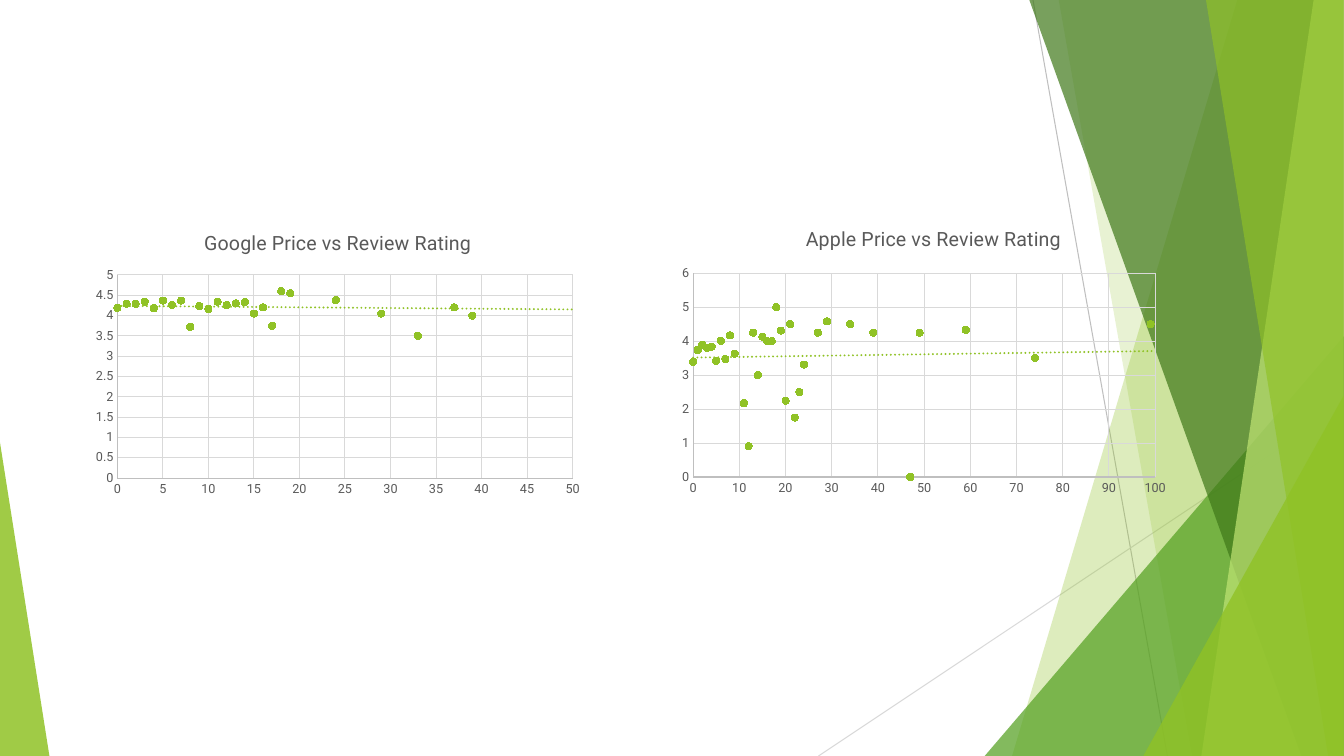
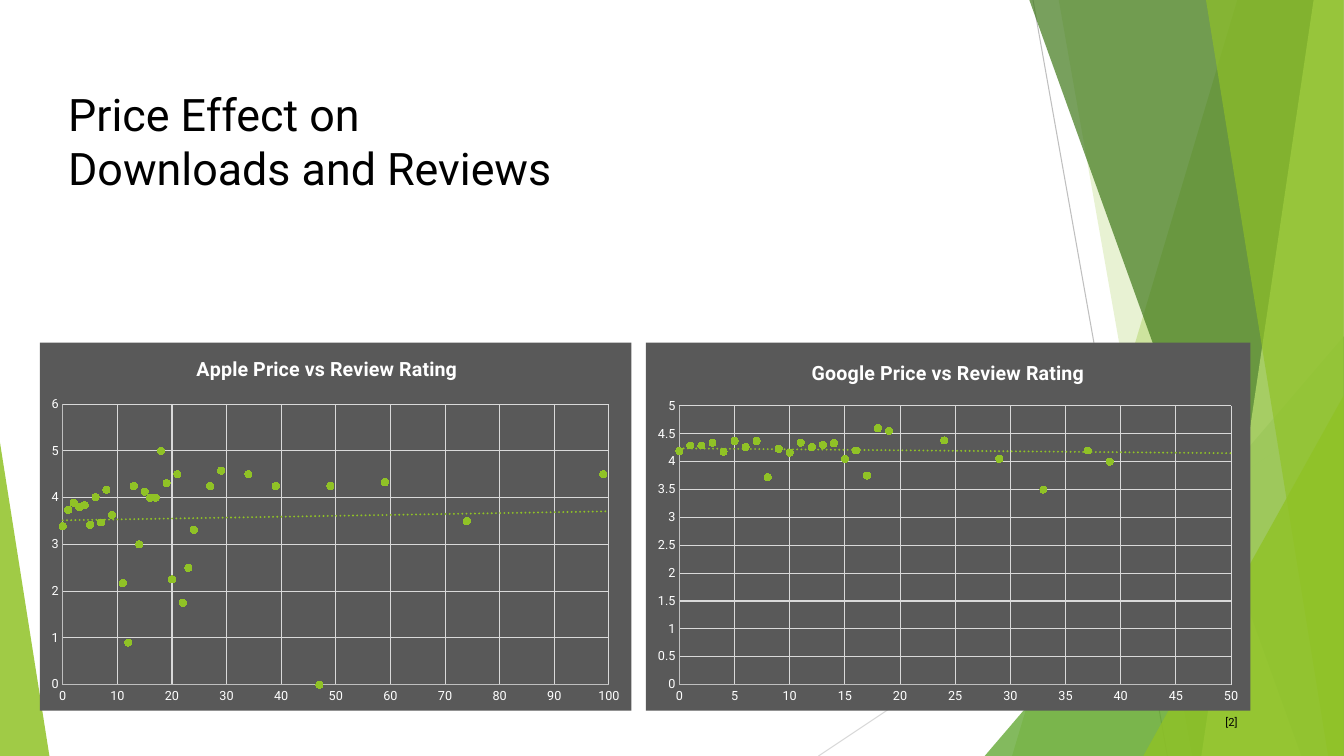
Before and after one commit to aaroncp/app-trader, a slide deck: slide 4 of app_trader_presentationKL.pptx (slide 3 before the commit). Drawn at 1344x756 pixels with LibreOffice and Linux fonts; fonts in the diff are those of the drawing. Boxes give left, top, right and bottom in pixels: in the first picture for what was removed or moved away, otherwise in the second. Text is boxed around its words. In the diff, an @@ line names an element or a change of style, - is before the commit and + after.

```diff
--- a/app_trader_presentationKL.pptx
+++ b/app_trader_presentationKL.pptx
@@ text added at [68, 97, 551, 186], 32 pt, text #000000 @@
+Price Effect on
+Downloads and Reviews
@@ scatter chart at [40, 343, 632, 711] @@
@@ category axis changed @@
@@ value axis changed @@
@@ background changed @@
@@ scatter chart: place and size @@
-scatter chart at [673, 215, 1177, 501]
+scatter chart at [40, 343, 632, 711]
@@ scatter chart at [646, 343, 1251, 711] @@
@@ category axis changed @@
@@ value axis changed @@
@@ background changed @@
@@ scatter chart: place and size @@
-scatter chart at [86, 215, 590, 502]
+scatter chart at [646, 343, 1251, 711]
@@ text added at [1225, 717, 1237, 728], 8 pt, text #000000 @@
+[2]
```
Also in this commit, not shown: 4 other slides changed, 16 slides added, 3 slides removed, 1 other file.
